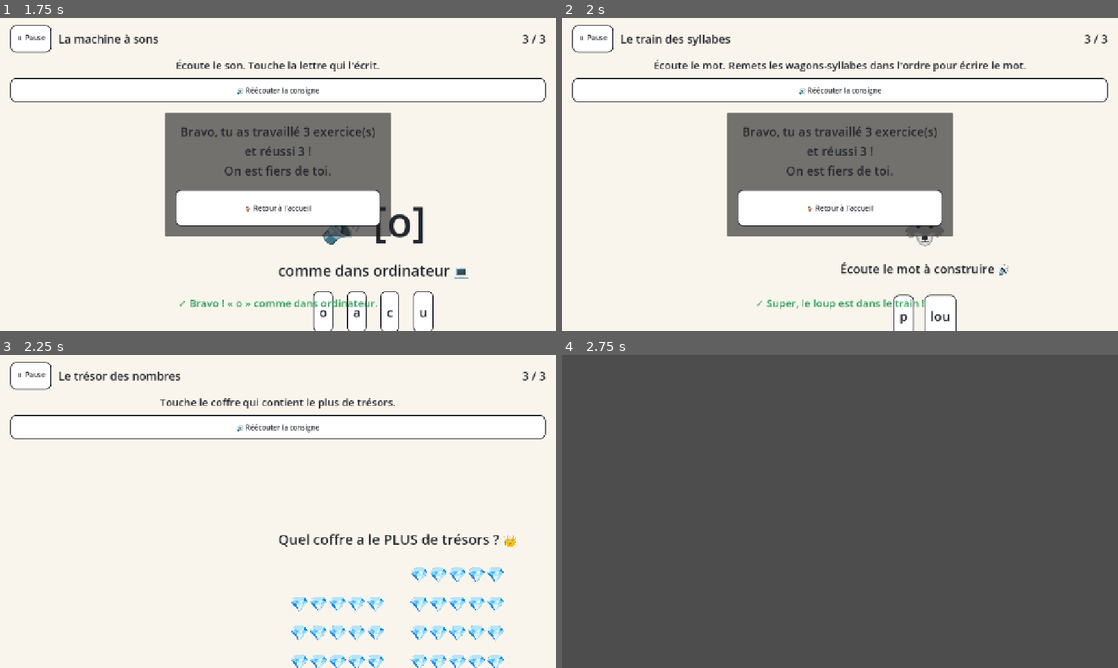
Above: before the commit, frames 1-4 (two rows, left to right).
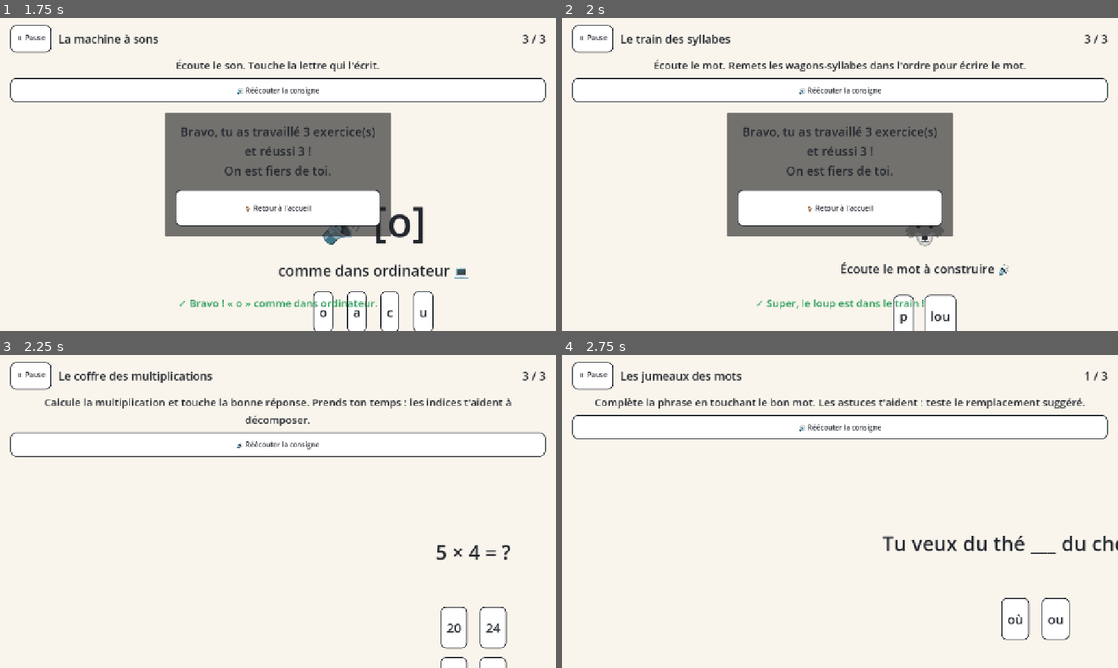
Above: after the commit, the same moments.

Repository: Dyscoach/dyscoach-games
Game: Godot game, scene res://tests/smoke_app.tscn
The game is run twice, just before and just after one commit, with the same random seed, the same clock (stepped at 60 frames per second) and the same inputs. This scene is started directly instead of the project's main scene.
Inputs:
- Up to frame 1 (1.75 s): tap Enter at 0.5 s; click "🔊 Réécouter la consigne" at 1.25 s
- Up to frame 2 (2 s): no input
- Up to frame 3 (2.25 s): click "p" at 2 s
- Up to frame 4 (2.75 s): no input

Frames 1-2 are identical in both runs. In frame 3, 7.6% of the frame differs, in the area x 1-99%, y 4-100%; in frame 4, 99%, in the area x 0-100%, y 0-100%.

Commit message:
Contenu 8-12 ans : coffre des multiplications (9 items, tables 2-9 avec stratégies) + jumeaux des mots (10 homophones) + 6 items difficiles sur les jeux existants + tranches d'âge élargies + fix 2 réponses inversées du trésor

Diff:
--- a/content/espace.robot_a_guider.tres
+++ b/content/espace.robot_a_guider.tres
@@ -133,7 +133,7 @@
 prerequisites = []
 base_level = 3
 age_min = 6
-age_max = 9
+age_max = 12
 instruction_text = "Écoute la mission. Appuie sur les flèches pour amener le robot au cadeau, dans le bon ordre."
 scene_path = "res://games/robot_guide.tscn"
 artwork_note = "Grille douce, robot rond, flèches colorées et repérées par icônes (jamais la couleur seule)."
--- a/content/lec.detective_sons.tres
+++ b/content/lec.detective_sons.tres
@@ -142,7 +142,7 @@
 prerequisites = []
 base_level = 2
 age_min = 5
-age_max = 7
+age_max = 12
 instruction_text = "Écoute bien le mot. Appuie sur OUI si tu entends le son [a], sur NON sinon."
 scene_path = "res://games/detective_sons.tscn"
 artwork_note = "Loupe de détective, cartes-mots, boutons OUI/NON verts et rouges avec icônes ✓ et ✗."
--- a/content/lec.grapheme_phoneme.tres
+++ b/content/lec.grapheme_phoneme.tres
@@ -149,7 +149,7 @@
 prerequisites = []
 base_level = 2
 age_min = 5
-age_max = 7
+age_max = 12
 instruction_text = "Écoute le son. Touche la lettre qui l'écrit."
 scene_path = "res://games/grapheme_phoneme.tscn"
 artwork_note = "Machine fantaisiste qui crache des cartes-lettres ; gros boutons tactiles."
--- a/content/lec.train_syllabes.tres
+++ b/content/lec.train_syllabes.tres
@@ -123,6 +123,54 @@
 metadata = {
 "emoji": "🐞"
 }
+[sub_resource type="Resource" id="Item9"]
+script = ExtResource("2")
+item_id = "ts_parapluie"
+prompt_text = "parapluie"
+answers = ["parapluie"]
+distractors = []
+hints = ["Compte les syllabes : pa-ra-pluie.", "Trois wagons : le premier est « pa »."]
+feedback_correct = ["Trois wagons pour « parapluie », impressionnant !"]
+feedback_error = ["Pa-ra-pluie : trois morceaux. On écoute encore ?"]
+segments = ["pa", "ra", "pluie"]
+difficulty_delta = 1
+tags = ["3_syllabes", "voyelles_complexes"]
+metadata = {
+"emoji": "☂️"
+}
+
+[sub_resource type="Resource" id="Item10"]
+script = ExtResource("2")
+item_id = "ts_citrouille"
+prompt_text = "citrouille"
+answers = ["citrouille"]
+distractors = []
+hints = ["Cit-rouille : deux grands morceaux.", "Le mot commence comme « citron »."]
+feedback_correct = ["Deux wagons bien rangés, bravo !"]
+feedback_error = ["Cit-rouille : deux syllabes, attention au « rouille »."]
+segments = ["cit", "rouille"]
+difficulty_delta = 1
+tags = ["2_syllabes", "graphie_ouille"]
+metadata = {
+"emoji": "🎃"
+}
+
+[sub_resource type="Resource" id="Item11"]
+script = ExtResource("2")
+item_id = "ts_arc_en_ciel"
+prompt_text = "arc-en-ciel"
+answers = ["arc-en-ciel"]
+distractors = []
+hints = ["Arc-en-ciel : trois wagons avec des tirets.", "Arc / en / ciel : le mot commence comme « arche »."]
+feedback_correct = ["Trois wagons pour l'arc-en-ciel, magnifique !"]
+feedback_error = ["Arc / en / ciel : trois wagons dans cet ordre."]
+segments = ["arc", "en", "ciel"]
+difficulty_delta = 1
+tags = ["3_syllabes", "mot_compose"]
+metadata = {
+"emoji": "🌈"
+}
+
 [resource]
 script = ExtResource("1")
 exercise_id = "lec.train_syllabes"
@@ -133,7 +181,7 @@
 prerequisites = ["reconnaissance_sons"]
 base_level = 2
 age_min = 5
-age_max = 8
+age_max = 12
 instruction_text = "Écoute le mot. Remets les wagons-syllabes dans l'ordre pour écrire le mot."
 scene_path = "res://games/syllable_train.tscn"
 artwork_note = "Locomotive joyeuse + wagons draggable ; syllabes en très gros caractères."
--- /dev/null
+++ b/content/math.tables_multiplication.tres
@@ -0,0 +1,166 @@
+[gd_resource type="Resource" script_class="ExerciseDefinition" load_steps=11 format=3]
+
+[ext_resource type="Script" path="res://core/exercise_definition.gd" id="1"]
+[ext_resource type="Script" path="res://core/exercise_item.gd" id="2"]
+
+[sub_resource type="Resource" id="Item1"]
+script = ExtResource("2")
+item_id = "tm_2x3"
+prompt_text = "2 × 3 = ?"
+answers = ["6"]
+distractors = ["5", "8", "23"]
+hints = ["2 × 3, c'est 3 + 3.", "Trois plus trois : compte sur tes doigts !"]
+feedback_correct = ["Bravo ! 3 + 3 = 6.", "Exact, tu maîtrises la table de 2."]
+feedback_error = ["Rappel : multiplier par 2, c'est ajouter le nombre à lui-même. 3 + 3 = 6."]
+segments = []
+difficulty_delta = -1
+tags = ["table_2"]
+metadata = {
+}
+
+[sub_resource type="Resource" id="Item2"]
+script = ExtResource("2")
+item_id = "tm_2x8"
+prompt_text = "2 × 8 = ?"
+answers = ["16"]
+distractors = ["10", "18", "64"]
+hints = ["2 × 8, c'est 8 + 8.", "Doubles : 8 + 8. Passe par 10 : 8 + 2 = 10, reste 6."]
+feedback_correct = ["Parfait ! Le double de 8, c'est 16."]
+feedback_error = ["Le double de 8 : 8 + 8 = 16. Astuce : 8 + 2 = 10, puis 10 + 6 = 16."]
+segments = []
+difficulty_delta = -1
+tags = ["table_2"]
+metadata = {
+}
+
+[sub_resource type="Resource" id="Item3"]
+script = ExtResource("2")
+item_id = "tm_5x4"
+prompt_text = "5 × 4 = ?"
+answers = ["20"]
+distractors = ["25", "9", "24"]
+hints = ["Les tables de 5 finissent toujours par 0 ou 5.", "5 × 4 : compte de 5 en 5 quatre fois : 5, 10, 15, 20."]
+feedback_correct = ["Bravo ! 20, finit par 0 comme tous les multiples pairs de 5."]
+feedback_error = ["Compte de 5 en 5 : 5, 10, 15, 20. Quatre sauts de 5 = 20."]
+segments = []
+difficulty_delta = 0
+tags = ["table_5"]
+metadata = {
+}
+
+[sub_resource type="Resource" id="Item4"]
+script = ExtResource("2")
+item_id = "tm_10x7"
+prompt_text = "10 × 7 = ?"
+answers = ["70"]
+distractors = ["17", "77", "107"]
+hints = ["Multiplier par 10 : ajoute un zéro à la fin.", "7 dizaines = 70."]
+feedback_correct = ["Excellent ! 7 dizaines, c'est 70."]
+feedback_error = ["Multiplier par 10 décale d'une dizaine : 7 → 70."]
+segments = []
+difficulty_delta = -1
+tags = ["table_10"]
+metadata = {
+}
+
+[sub_resource type="Resource" id="Item5"]
+script = ExtResource("2")
+item_id = "tm_3x6"
+prompt_text = "3 × 6 = ?"
+answers = ["18"]
+distractors = ["16", "63", "21"]
+hints = ["3 × 6 = 2 × 6 + 6. Le double de 6, c'est 12.", "12 + 6 = ?"]
+feedback_correct = ["Bravo ! 18, la table de 3 progresse bien."]
+feedback_error = ["Décompose : 2 × 6 = 12, puis 12 + 6 = 18."]
+segments = []
+difficulty_delta = 0
+tags = ["table_3"]
+metadata = {
+}
+
+[sub_resource type="Resource" id="Item6"]
+script = ExtResource("2")
+item_id = "tm_4x6"
+prompt_text = "4 × 6 = ?"
+answers = ["24"]
+distractors = ["22", "26", "46"]
+hints = ["4 × 6 = 2 × 6, encore 2 × 6. Le double de 12 !", "Double de 12 = 24."]
+feedback_correct = ["Super ! Doubler le double : 6 → 12 → 24."]
+feedback_error = ["Astuce du double-double : 2 × 6 = 12, puis 12 × 2 = 24."]
+segments = []
+difficulty_delta = 0
+tags = ["table_4"]
+metadata = {
+}
+
+[sub_resource type="Resource" id="Item7"]
+script = ExtResource("2")
+item_id = "tm_6x7"
+prompt_text = "6 × 7 = ?"
+answers = ["42"]
+distractors = ["36", "48", "67"]
+hints = ["6 × 7 = 5 × 7 + 7. 5 × 7 = 35.", "35 + 7 = ?"]
+feedback_correct = ["La célèbre 6 × 7 = 42, bien joué !"]
+feedback_error = ["Décompose : 5 × 7 = 35, puis 35 + 7 = 42."]
+segments = []
+difficulty_delta = 1
+tags = ["table_6", "table_7"]
+metadata = {
+}
+
+[sub_resource type="Resource" id="Item8"]
+script = ExtResource("2")
+item_id = "tm_7x8"
+prompt_text = "7 × 8 = ?"
+answers = ["56"]
+distractors = ["54", "63", "78"]
+hints = ["Astuce : 5, 6, 7, 8 → 56 = 7 × 8. Ou 7 × 8 = 7 × 4, double.", "7 × 4 = 28, double de 28 = 56."]
+feedback_correct = ["Magnifique ! 56, la plus redoutée des tables."]
+feedback_error = ["7 × 4 = 28, puis double : 56. Ou 7 × 8 = 50 + 6 ? Non : 7 × 8 = 56."]
+segments = []
+difficulty_delta = 1
+tags = ["table_7", "table_8"]
+metadata = {
+}
+
+[sub_resource type="Resource" id="Item9"]
+script = ExtResource("2")
+item_id = "tm_9x6"
+prompt_text = "9 × 6 = ?"
+answers = ["54"]
+distractors = ["51", "56", "64"]
+hints = ["Astuce du 9 : 10 × 6 = 60, moins un 6.", "60 − 6 = ?"]
+feedback_correct = ["Bravo ! L'astuce du 9 a payé : 54."]
+feedback_error = ["10 × 6 = 60, puis retire 6 : 60 − 6 = 54."]
+segments = []
+difficulty_delta = 1
+tags = ["table_9"]
+metadata = {
+}
+
+[resource]
+script = ExtResource("1")
+exercise_id = "math.tables_multiplication"
+display_name = "Le coffre des multiplications"
+description = "Calculer des multiplications simples avec des stratégies de décomposition (tables 2 à 9)."
+domain = "mathematiques"
+skill = "multiplication_division"
+prerequisites = ["addition_soustraction"]
+base_level = 3
+age_min = 8
+age_max = 12
+instruction_text = "Calcule la multiplication et touche la bonne réponse. Prends ton temps : les indices t'aident à décomposer."
+scene_path = "res://games/quiz_tap.tscn"
+artwork_note = "Coffre au trésor ; chaque bonne réponse ajoute une pièce."
+items = [SubResource("Item1"), SubResource("Item2"), SubResource("Item3"), SubResource("Item4"), SubResource("Item5"), SubResource("Item6"), SubResource("Item7"), SubResource("Item8"), SubResource("Item9")]
+interaction = "tap"
+duration_minutes = 5
+adaptive_params = {
+"failure_threshold_down": 0.34,
+"items_per_session": 6,
+"max_attempts_per_item": 3
+}
+source_note = "Récupération active + répétition espacée pour l'automatisme des tables ; stratégies de décomposition privilégiées (principe du cahier des charges : compréhension avant vitesse)."
+evidence_level = "etabli"
+validation_status = "brouillon"
+variant_of = ""
--- a/content/math.tresor_nombres.tres
+++ b/content/math.tresor_nombres.tres
@@ -7,8 +7,8 @@
 script = ExtResource("2")
 item_id = "tn_8_12"
 prompt_text = "8"
-answers = ["8"]
-distractors = ["12", "3", "21"]
+answers = ["12"]
+distractors = ["8", "3", "21"]
 hints = ["8 est plus PETIT que 12 : tu peux prendre 8 jetons mais pas 12.", "Compte jusqu'à 8 sur tes doigts : c'est plus court que jusqu'à 12 !"]
 feedback_correct = ["Bien vu ! 8 jetons, c'est moins que 12.", "Exact, 8 est plus petit que 12 !"]
 feedback_error = ["Compte les deux trésors : 8 et 12. 12 en a PLUS. Le plus petit, c'est 8 !"]
@@ -39,8 +39,8 @@
 script = ExtResource("2")
 item_id = "tn_23_32"
 prompt_text = "23"
-answers = ["23"]
-distractors = ["32", "28", "22"]
+answers = ["32"]
+distractors = ["23", "28", "22"]
 hints = ["23 et 32 ont les mêmes chiffres inversés ! Regarde les dizaines.", "23 = 2 dizaines. 32 = 3 dizaines. Qui a le plus de dizaines ?"]
 feedback_correct = ["Malin ! Tu as comparé les dizaines comme un chef.", "Exact : 2 dizaines (23), c'est moins que 3 (32)."]
 feedback_error = ["Attention aux chiffres jumeaux : 23, c'est 2 dizaines ; 32, c'est 3 dizaines. 3 dizaines, c'est plus !"]
@@ -131,6 +131,54 @@
 "emoji": "🌋",
 "max": 54
 }
+[sub_resource type="Resource" id="Item9"]
+script = ExtResource("2")
+item_id = "tn_350_305"
+prompt_text = "350"
+answers = ["350"]
+distractors = ["305", "335", "255"]
+hints = ["350 ou 305 ? Regarde la dizaine : 5 contre 0 !", "350 = 3 centaines 5 dizaines. 305 = 3 centaines 0 dizaine."]
+feedback_correct = ["Bien vu ! 5 dizaines contre 0 : 350 gagne."]
+feedback_error = ["350 a 5 dizaines, 305 en a 0 : c'est 350 le plus grand."]
+segments = []
+difficulty_delta = 1
+tags = ["comparaison", "zero_intercale"]
+metadata = {
+"emoji": "🧭"
+}
+
+[sub_resource type="Resource" id="Item10"]
+script = ExtResource("2")
+item_id = "tn_999_1000"
+prompt_text = "1000"
+answers = ["1000"]
+distractors = ["999", "991", "900"]
+hints = ["999 est le plus grand à 3 chiffres… mais 1000 a 4 chiffres !", "1000 = 10 centaines. 999 = 9 centaines et 9 dizaines et 9 unités."]
+feedback_correct = ["Excellent ! 1000 dépasse tous les nombres à 3 chiffres."]
+feedback_error = ["999 est énorme, mais 1000 = 10 centaines : c'est lui le plus grand."]
+segments = []
+difficulty_delta = 1
+tags = ["comparaison", "millier"]
+metadata = {
+"emoji": "🐉"
+}
+
+[sub_resource type="Resource" id="Item11"]
+script = ExtResource("2")
+item_id = "tn_450_540"
+prompt_text = "540"
+answers = ["540"]
+distractors = ["450", "445", "550"]
+hints = ["Chiffres inversés encore ! Compare les centaines : 4 ou 5 ?", "540 = 5 centaines ; 450 = 4 centaines."]
+feedback_correct = ["Parfait, 5 centaines contre 4 : 540 gagne."]
+feedback_error = ["540 = 5 centaines, 450 = 4 centaines : le plus grand est 540."]
+segments = []
+difficulty_delta = 1
+tags = ["comparaison", "inversion_chiffres"]
+metadata = {
+"emoji": "🛡️"
+}
+
 [resource]
 script = ExtResource("1")
 exercise_id = "math.tresor_nombres"
@@ -141,7 +189,7 @@
 prerequisites = ["denombrement"]
 base_level = 3
 age_min = 6
-age_max = 9
+age_max = 12
 instruction_text = "Touche le coffre qui contient le plus de trésors."
 scene_path = "res://games/treasure_numbers.tscn"
 artwork_note = "Deux coffres remplis de gemmes ; gros chiffres ; feedback doux."
--- /dev/null
+++ b/content/orth.homophones.tres
@@ -0,0 +1,181 @@
+[gd_resource type="Resource" script_class="ExerciseDefinition" load_steps=11 format=3]
+
+[ext_resource type="Script" path="res://core/exercise_definition.gd" id="1"]
+[ext_resource type="Script" path="res://core/exercise_item.gd" id="2"]
+
+[sub_resource type="Resource" id="Item1"]
+script = ExtResource("2")
+item_id = "hp_a_1"
+prompt_text = "Il ___ un beau château."
+answers = ["y a"]
+distractors = ["à"]
+hints = ["On peut dire « il existait un beau château » : c'est le verbe avoir.", "« Il y a » = « il existe ». « À » indique un lieu : « à la plage »."]
+feedback_correct = ["Bien vu ! « Il y a » comme « il existe »."]
+feedback_error = ["Astuce : remplace par « il existait ». « Il existait un château » fonctionne → « y a »."]
+segments = []
+difficulty_delta = -1
+tags = ["a_vs_a"]
+metadata = {
+}
+
+[sub_resource type="Resource" id="Item2"]
+script = ExtResource("2")
+item_id = "hp_a_2"
+prompt_text = "Nous allons ___ la piscine."
+answers = ["à"]
+distractors = ["a"]
+hints = ["« Nous allons a la piscine » ? Non : ici on indique le lieu.", "Vers quel endroit ? C'est une préposition : à."]
+feedback_correct = ["Exact ! « à » pour dire le lieu."]
+feedback_error = ["Quand on indique un lieu ou une direction, on écrit « à » avec accent."]
+segments = []
+difficulty_delta = -1
+tags = ["a_vs_a"]
+metadata = {
+}
+
+[sub_resource type="Resource" id="Item3"]
+script = ExtResource("2")
+item_id = "hp_est_1"
+prompt_text = "Le chat ___ endormi."
+answers = ["est"]
+distractors = ["et"]
+hints = ["Remplace par « était » : « Le chat était endormi » → c'est le verbe être.", "« et » relie deux mots (« un chat et un chien »), « est » est un verbe."]
+feedback_correct = ["Oui ! « est » = verbe être (on peut dire « était »)."]
+feedback_error = ["Astuce infaillible : remplace par « était ». Si ça marche, c'est « est »."]
+segments = []
+difficulty_delta = -1
+tags = ["et_vs_est"]
+metadata = {
+}
+
+[sub_resource type="Resource" id="Item4"]
+script = ExtResource("2")
+item_id = "hp_et_1"
+prompt_text = "J'aime les pommes ___ les poires."
+answers = ["et"]
+distractors = ["est"]
+hints = ["« J'aime les pommes est les poires » ? Bizarre ! Ici on fait une liste.", "« et » joint deux choses, comme dans « toi et moi »."]
+feedback_correct = ["Bravo ! « et » pour relier les mots d'une liste."]
+feedback_error = ["Pour relier deux mots (« pommes et poires »), on écrit « et » sans accent."]
+segments = []
+difficulty_delta = -1
+tags = ["et_vs_est"]
+metadata = {
+}
+
+[sub_resource type="Resource" id="Item5"]
+script = ExtResource("2")
+item_id = "hp_ont_1"
+prompt_text = "Les enfants ___ fini leurs devoirs."
+answers = ["ont"]
+distractors = ["on"]
+hints = ["« Les enfants avaient fini » → verbe avoir au pluriel.", "« on » = quelqu'un (« on va au parc ») ; « ont » = ils ont."]
+feedback_correct = ["Exact ! Les enfants « ont » (ils avaient)."]
+feedback_error = ["Remplace par « avaient » : si ça marche, c'est « ont » (ils avaient fini)."]
+segments = []
+difficulty_delta = 0
+tags = ["on_vs_ont"]
+metadata = {
+}
+
+[sub_resource type="Resource" id="Item6"]
+script = ExtResource("2")
+item_id = "hp_on_1"
+prompt_text = "___ va au parc cet après-midi."
+answers = ["On"]
+distractors = ["Ont"]
+hints = ["« Ont va au parc » ? Non : il n'y a pas de pluriel avant.", "« On » = les gens, quelqu'un. « Ont » suit toujours un pluriel (ils, les enfants…)."]
+feedback_correct = ["Parfait ! « On » = les gens, il va au singier... au singulier !"]
+feedback_error = ["Sans pluriel avant le verbe, c'est « on » : « On va au parc »."]
+segments = []
+difficulty_delta = 0
+tags = ["on_vs_ont"]
+metadata = {
+}
+
+[sub_resource type="Resource" id="Item7"]
+script = ExtResource("2")
+item_id = "hp_son_1"
+prompt_text = "Il prend ___ manteau."
+answers = ["son"]
+distractors = ["sont"]
+hints = ["« Il prend sont manteau » ? Bizarre ! C'est le sien.", "« son » = le sien (à lui). « sont » = ils étaient (verbe être au pluriel)."]
+feedback_correct = ["Bien joué ! « son manteau » = le manteau de lui."]
+feedback_error = ["« sont » = « étaient » : « Ils sont partis ». Pour le sien : « son manteau »."]
+segments = []
+difficulty_delta = 0
+tags = ["son_vs_sont"]
+metadata = {
+}
+
+[sub_resource type="Resource" id="Item8"]
+script = ExtResource("2")
+item_id = "hp_sont_1"
+prompt_text = "Les chiens ___ joueurs."
+answers = ["sont"]
+distractors = ["son"]
+hints = ["Remplace par « étaient » : « Les chiens étaient joueurs » → verbe être.", "« son » = le sien ; « sont » = étaient."]
+feedback_correct = ["Exact ! « sont » = ils étaient joueurs."]
+feedback_error = ["Si « étaient » fonctionne, c'est « sont » : « Les chiens sont joueurs »."]
+segments = []
+difficulty_delta = 0
+tags = ["son_vs_sont"]
+metadata = {
+}
+
+[sub_resource type="Resource" id="Item9"]
+script = ExtResource("2")
+item_id = "hp_ou_1"
+prompt_text = "___ es-tu ?"
+answers = ["Où"]
+distractors = ["ou"]
+hints = ["« Ou es-tu » ou « Où es-tu » ? La question demande un lieu !", "« où » avec accent = le lieu. « ou » sans accent = choix (« thé ou café »)."]
+feedback_correct = ["Oui ! « Où » avec accent pour demander un lieu."]
+feedback_error = ["Le lieu s'écrit avec accent : « Où es-tu ? ». Sans accent, « ou » = un choix."]
+segments = []
+difficulty_delta = 0
+tags = ["ou_vs_ou"]
+metadata = {
+}
+
+[sub_resource type="Resource" id="Item10"]
+script = ExtResource("2")
+item_id = "hp_ou_2"
+prompt_text = "Tu veux du thé ___ du chocolat ?"
+answers = ["ou"]
+distractors = ["où"]
+hints = ["Ici on propose un choix entre deux boissons.", "Choix = « ou » sans accent. Lieu = « où » avec accent."]
+feedback_correct = ["Bravo ! Un choix entre deux choses = « ou » sans accent."]
+feedback_error = ["Quand on choisit (« thé ou chocolat »), pas d'accent. L'accent, c'est pour le lieu !"]
+segments = []
+difficulty_delta = 0
+tags = ["ou_vs_ou"]
+metadata = {
+}
+
+[resource]
+script = ExtResource("1")
+exercise_id = "orth.homophones"
+display_name = "Les jumeaux des mots"
+description = "Distinguer les homophones fréquents (a/à, et/est, on/ont, son/sont, ou/où) avec des astuces de substitution."
+domain = "orthographe"
+skill = "homophones"
+prerequisites = []
+base_level = 3
+age_min = 8
+age_max = 12
+instruction_text = "Complète la phrase en touchant le bon mot. Les astuces t'aident : teste le remplacement suggéré."
+scene_path = "res://games/quiz_tap.tscn"
+artwork_note = "Deux mots jumeaux mais pas identiques ; gros boutons."
+items = [SubResource("Item1"), SubResource("Item2"), SubResource("Item3"), SubResource("Item4"), SubResource("Item5"), SubResource("Item6"), SubResource("Item7"), SubResource("Item8"), SubResource("Item9"), SubResource("Item10")]
+interaction = "tap"
+duration_minutes = 5
+adaptive_params = {
+"failure_threshold_down": 0.34,
+"items_per_session": 6,
+"max_attempts_per_item": 3
+}
+source_note = "Homophones grammaticaux : apprentissage par astuces de substitution (classe grammaticale plutôt que mémorisation brute) — pratique standard en orthopédagogie, à valider par un spécialiste."
+evidence_level = "prometteur"
+validation_status = "brouillon"
+variant_of = ""
--- a/games/exercise_host.gd
+++ b/games/exercise_host.gd
@@ -10,6 +10,8 @@
 	"lec.grapheme_phoneme": "res://games/grapheme_phoneme.tscn",
 	"lec.train_syllabes": "res://games/syllable_train.tscn",
 	"math.tresor_nombres": "res://games/treasure_numbers.tscn",
+	"math.tables_multiplication": "res://games/quiz_tap.tscn",
+	"orth.homophones": "res://games/quiz_tap.tscn",
 	"espace.robot_a_guider": "res://games/robot_guide.tscn",
 }
 
--- /dev/null
+++ b/games/quiz_tap.gd
@@ -0,0 +1,59 @@
+extends "res://games/game_view.gd"
+## Quiz générique à boutons : la fiche fournit la question (prompt_text,
+## avec « ___ » pour les trous) et réponses/leurres. Mécanique réutilisable
+## pour les homophones, le calcul, la conjugaison, le vocabulaire…
+
+const GAME_BUTTON := preload("res://ui/components/game_button.tscn")
+
+var _prompt_label: Label
+var _buttons_grid: GridContainer
+
+
+func _ready() -> void:
+	set_anchors_preset(Control.PRESET_FULL_RECT)
+	var box := VBoxContainer.new()
+	box.set_anchors_preset(Control.PRESET_FULL_RECT)
+	box.alignment = BoxContainer.ALIGNMENT_CENTER
+	box.add_theme_constant_override("separation", 28)
+	add_child(box)
+
+	_prompt_label = Label.new()
+	_prompt_label.horizontal_alignment = HORIZONTAL_ALIGNMENT_CENTER
+	_prompt_label.autowrap_mode = TextServer.AUTOWRAP_WORD_SMART
+	_prompt_label.custom_minimum_size = Vector2(900, 130)
+	_prompt_label.add_theme_font_size_override("font_size", 46)
+	box.add_child(_prompt_label)
+
+	var center := CenterContainer.new()
+	box.add_child(center)
+	_buttons_grid = GridContainer.new()
+	_buttons_grid.columns = 2
+	_buttons_grid.add_theme_constant_override("h_separation", 28)
+	_buttons_grid.add_theme_constant_override("v_separation", 20)
+	center.add_child(_buttons_grid)
+
+
+func present_item(p_item: Resource) -> void:
+	super(p_item)
+	_prompt_label.text = p_item.prompt_text
+	for child in _buttons_grid.get_children():
+		child.queue_free()
+	var choices: Array = [String(p_item.answers[0])]
+	for d in p_item.distractors:
+		choices.append(String(d))
+	choices.shuffle()
+	for choice in choices:
+		var b: Button = GAME_BUTTON.instantiate()
+		b.text = choice
+		b.custom_minimum_size = Vector2(240, 120)
+		b.pressed.connect(_make_handler(choice))
+		_buttons_grid.add_child(b)
+	call_deferred("_apply_access_style", self)
+
+
+func spoken_prompt(p_item: Resource) -> String:
+	return "Complète : %s" % p_item.prompt_text
+
+
+func _make_handler(answer: String) -> Callable:
+	return func(): _on_answer_pressed(answer)
--- /dev/null
+++ b/games/quiz_tap.tscn
@@ -0,0 +1,6 @@
+[gd_scene load_steps=2 format=3]
+
+[ext_resource type="Script" path="res://games/quiz_tap.gd" id="1"]
+
+[node name="QuizTap" type="Control"]
+script = ExtResource("1")
